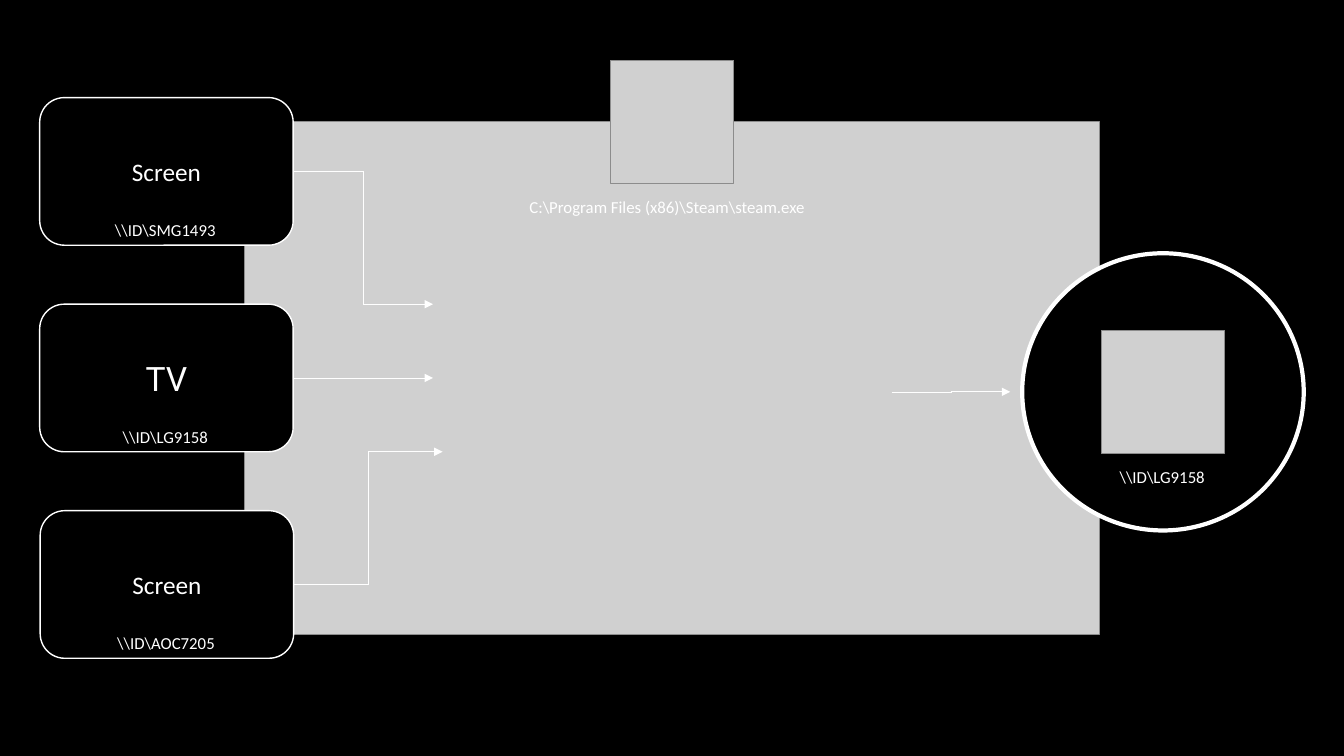
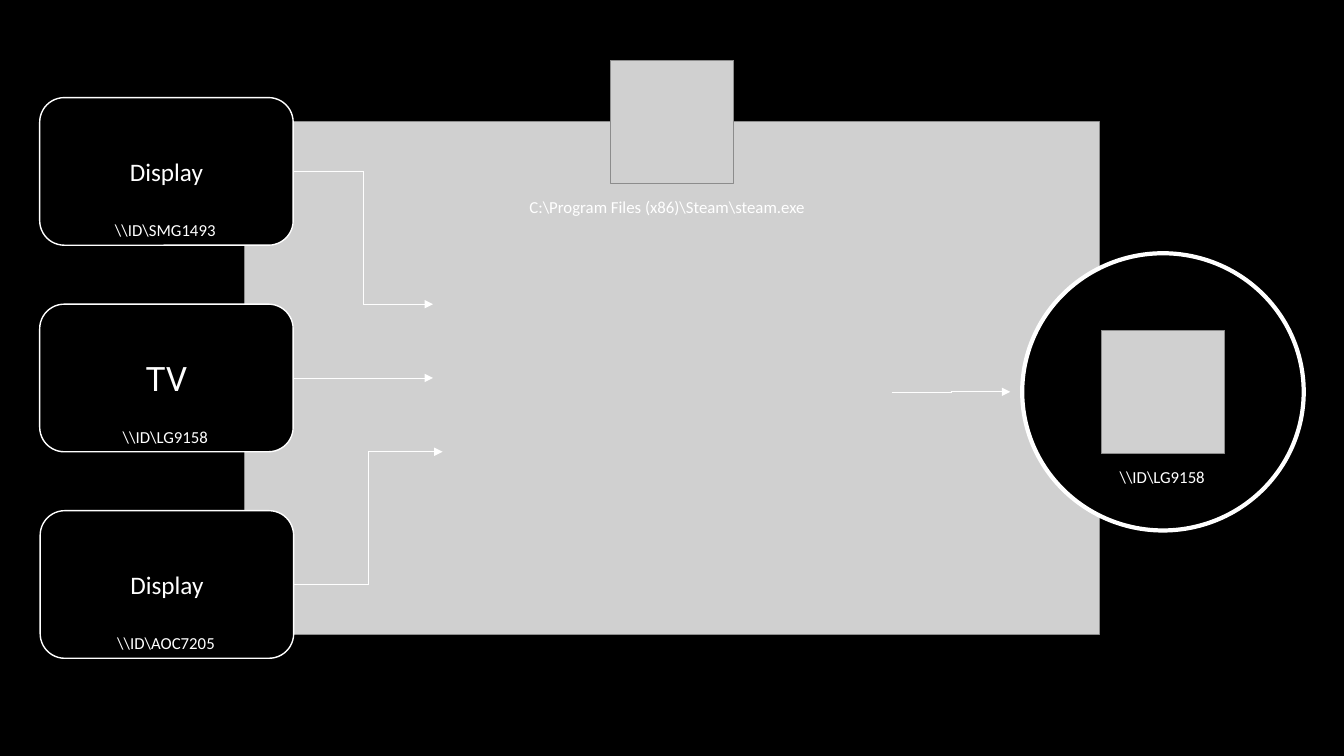
Before and after one commit to mitzeus/screenon-makes-programs-run, a slide deck: slide 1 of presentation.pptx. Drawn at 1344x756 pixels with LibreOffice and Linux fonts; fonts in the diff are those of the drawing; grey boxes stand for pictures. Boxes give left, top, right and bottom in pixels: in the first picture for what was removed or moved away, otherwise in the second. Text is boxed around its words. In the diff, an @@ line names an element or a change of style, - is before the commit and + after.

```diff
--- a/presentation.pptx
+++ b/presentation.pptx
@@ text in rounded rectangle at <box>130,163,203,185</box>: text changed @@
-Screen
+Display
@@ text in rounded rectangle at <box>130,576,203,598</box>: text changed @@
-Screen
+Display
```
Also in this commit, not shown: 2 other files.
